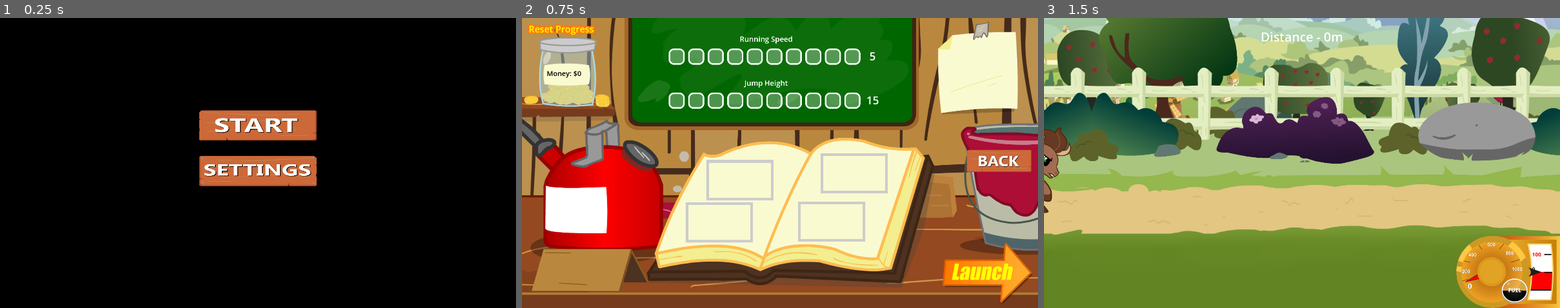
Above: before the commit, frames 1-3 (left to right).
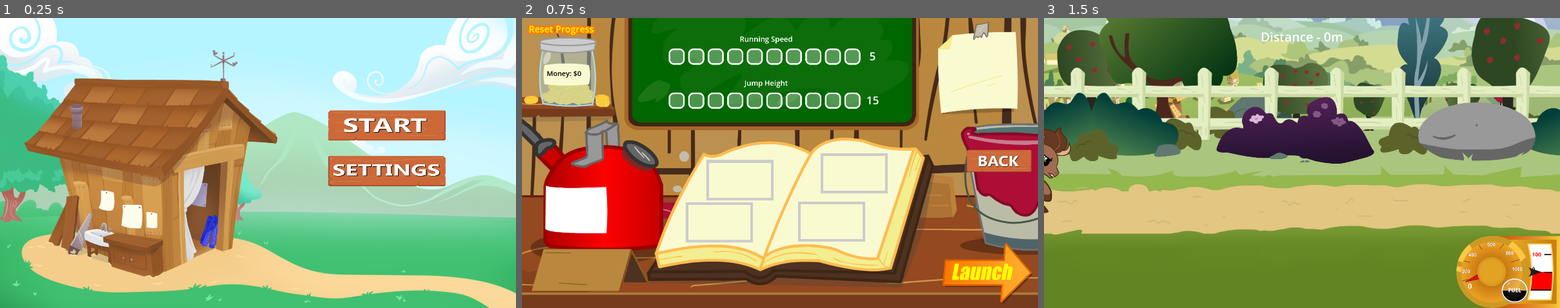
Above: after the commit, the same moments.

Repository: 100-Devs-1-Game/FlightOfHarmony
Game: Godot game, scene res://start_menu/start_menu.tscn
The game is run twice, just before and just after one commit, with the same random seed, the same clock (stepped at 60 frames per second) and the same inputs. This scene is started directly instead of the project's main scene.
Inputs (mouse positions are in pixels of both pictures, inside the frame that each line leads up to; where the layout moved, square brackets give the same spot in the first picture):
- Up to frame 1 (0.25 s): no input
- Up to frame 2 (0.75 s): click (909, 125) [780, 125] at 0.5 s
- Up to frame 3 (1.5 s): click (1508, 270) at 1.25 s

The runs differ from the first frame. In frame 1, 100% of the frame differs, in the area x 0-100%, y 0-100%; in frame 2, nothing differs; in frame 3, nothing differs.

Commit message:
Add shack

Diff:
--- a/src/start_menu/start_menu.tscn
+++ b/src/start_menu/start_menu.tscn
@@ -1,7 +1,8 @@
-[gd_scene load_steps=8 format=3 uid="uid://b6r4x4ndjity0"]
+[gd_scene load_steps=9 format=3 uid="uid://b6r4x4ndjity0"]
 
 [ext_resource type="Script" uid="uid://ckab8xbh88au1" path="res://start_menu/start_menu.gd" id="1_0uyxu"]
 [ext_resource type="Texture2D" uid="uid://biywkamqamutf" path="res://assets/art/start_menu/start_button_normal.png" id="1_dkj6a"]
+[ext_resource type="Texture2D" uid="uid://c67r7s4crbuep" path="res://assets/art/start_menu/shack.png" id="2_0h8rd"]
 [ext_resource type="Texture2D" uid="uid://smqdtvp6tu7l" path="res://assets/art/start_menu/start_button_pressed.png" id="2_0uyxu"]
 [ext_resource type="Texture2D" uid="uid://djm3x171y1b6l" path="res://assets/art/start_menu/start_button_hover.png" id="3_0h8rd"]
 [ext_resource type="Texture2D" uid="uid://b8k2kgyccp2py" path="res://assets/art/start_menu/settings_button_normal.png" id="4_4g1kg"]
@@ -14,11 +15,19 @@
 
 [node name="Title" type="CanvasLayer" parent="."]
 
+[node name="TextureRect" type="TextureRect" parent="Title"]
+anchors_preset = 15
+anchor_right = 1.0
+anchor_bottom = 1.0
+grow_horizontal = 2
+grow_vertical = 2
+texture = ExtResource("2_0h8rd")
+
 [node name="VBoxContainer" type="VBoxContainer" parent="Title"]
-anchors_preset = 8
-anchor_left = 0.5
+anchors_preset = -1
+anchor_left = 0.75
 anchor_top = 0.5
-anchor_right = 0.5
+anchor_right = 0.75
 anchor_bottom = 0.5
 offset_left = -242.0
 offset_top = -225.0
Binary file added: src/assets/art/start_menu/shack.png
Not shown, added: src/assets/art/start_menu/shack.png.import
